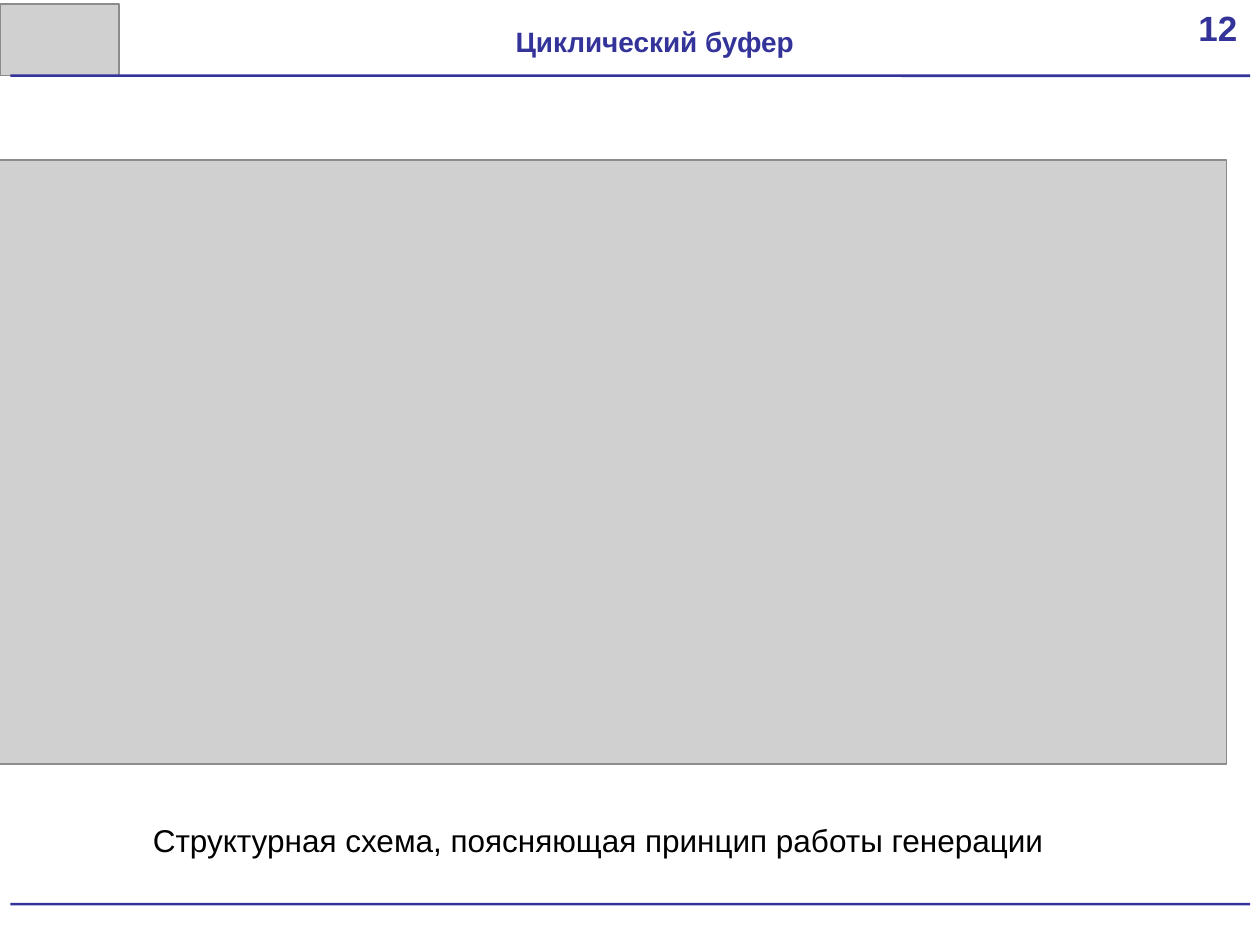
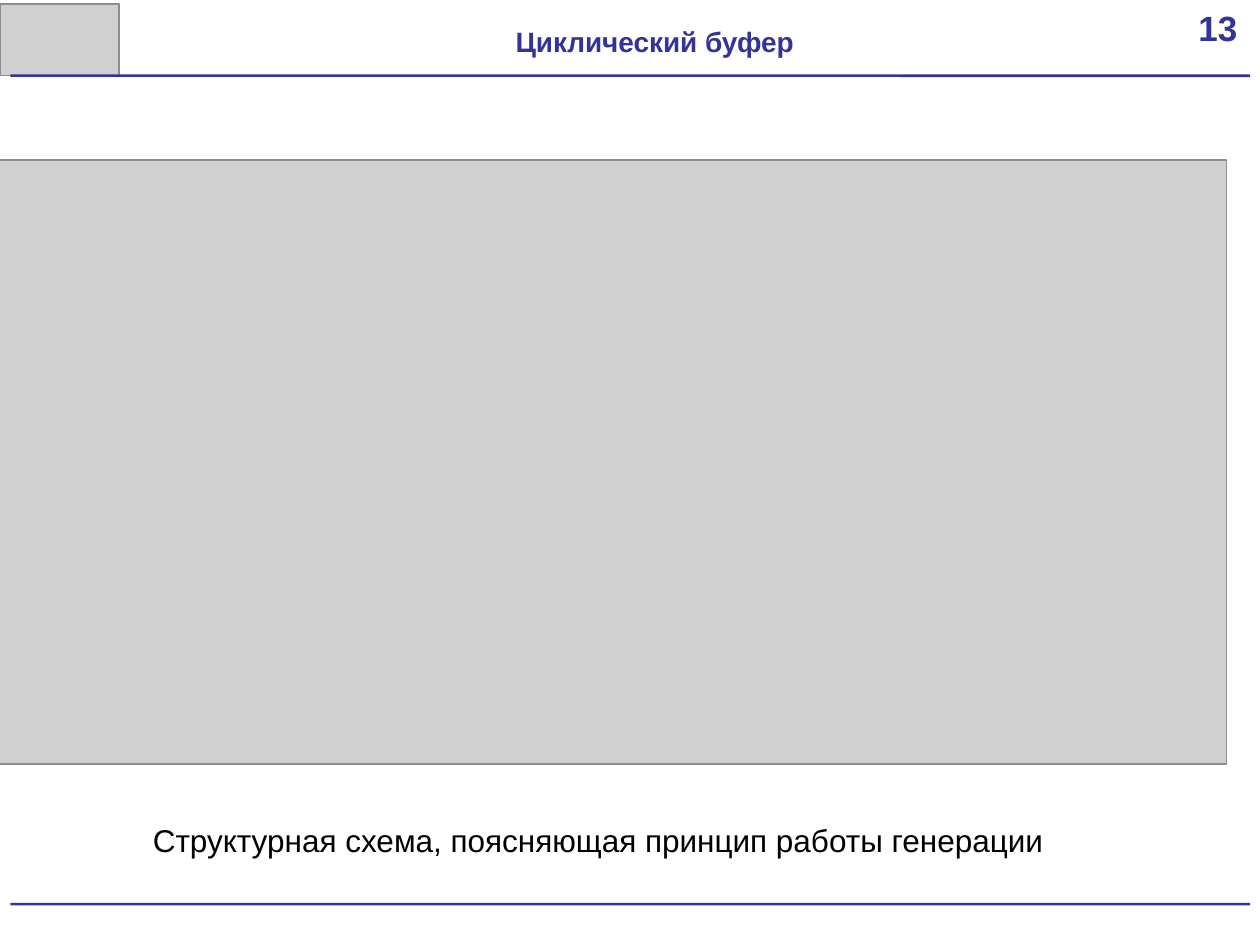
Before and after one commit to scorpion-afi/oscilator, a slide deck: slide 13 of documentation/Presentation.pptx (slide 12 before the commit). Drawn at 1260x945 pixels with LibreOffice and Linux fonts; fonts in the diff are those of the drawing; grey boxes stand for pictures. Boxes give left, top, right and bottom in pixels: in the first picture for what was removed or moved away, otherwise in the second. Text is boxed around its words. In the diff, an @@ line names an element or a change of style, - is before the commit and + after.

```diff
--- a/documentation/Presentation.pptx
+++ b/documentation/Presentation.pptx
@@ text in rectangle at bbox=[1198, 16, 1237, 42]: text changed @@
-12
+13
```
Also in this commit, not shown: 14 other slides changed, 3 slides added, 1 slide removed, 1 other file.
